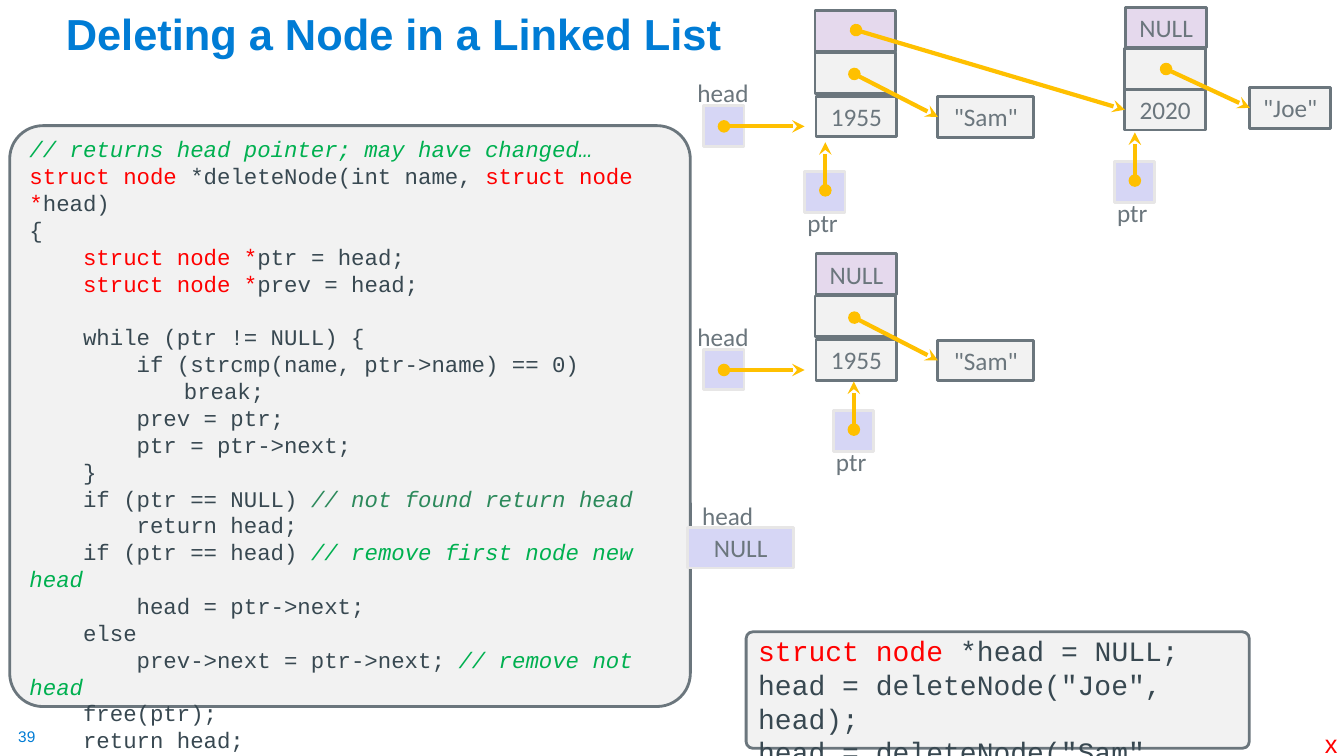
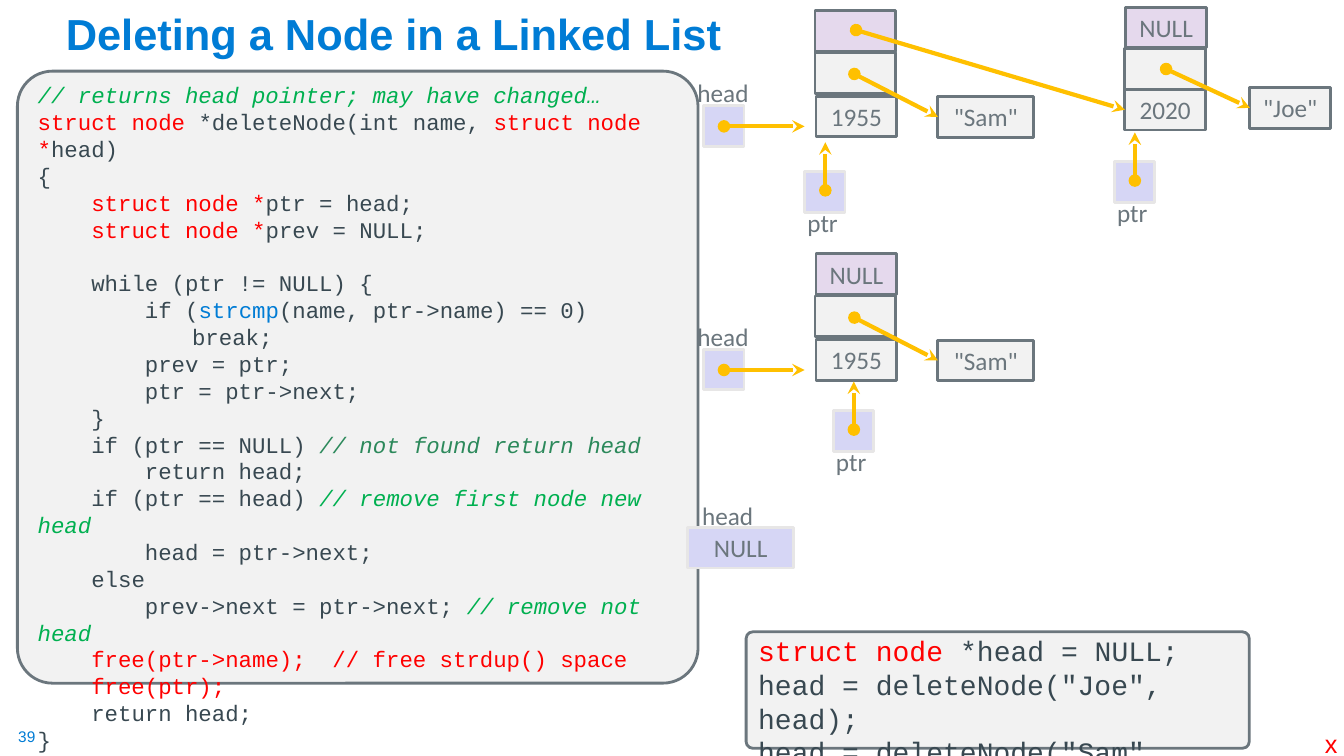
Before and after one commit to cse30-fa22/Muller_CSE30_Lecture_Slides, a slide deck: slide 39 of 05_C_Part4.pptx. Drawn at 1344x756 pixels with LibreOffice and Linux fonts; fonts in the diff are those of the drawing. Boxes give left, top, right and bottom in pixels: in the first picture for what was removed or moved away, otherwise in the second. Text is boxed around its words. In the diff, an @@ line names an element or a change of style, - is before the commit and + after.

```diff
--- a/05_C_Part4.pptx
+++ b/05_C_Part4.pptx
@@ rounded rectangle "// returns head pointer; may ...": place and size @@
-rounded rectangle "// returns head pointer; may ..." at (10, 126, 691, 707)
+rounded rectangle "// returns head pointer; may ..." at (17, 72, 698, 684)
@@ text in rounded rectangle at (91, 221, 426, 243): text changed @@
-struct node *prev = head;
+struct node *prev = NULL;
@@ text in rounded rectangle at (91, 302, 587, 699): text colour #384851 to #007CD5 in "(strcmp(name,"; text colour #384851 to #FF0000 in "free(ptr);" @@
@@ text in rounded rectangle at (91, 651, 627, 672): paragraph added @@
+free(ptr->name); // free strdup() space
```
Also in this commit, not shown: 11 other slides changed, 1 slide removed, 1 other file.
